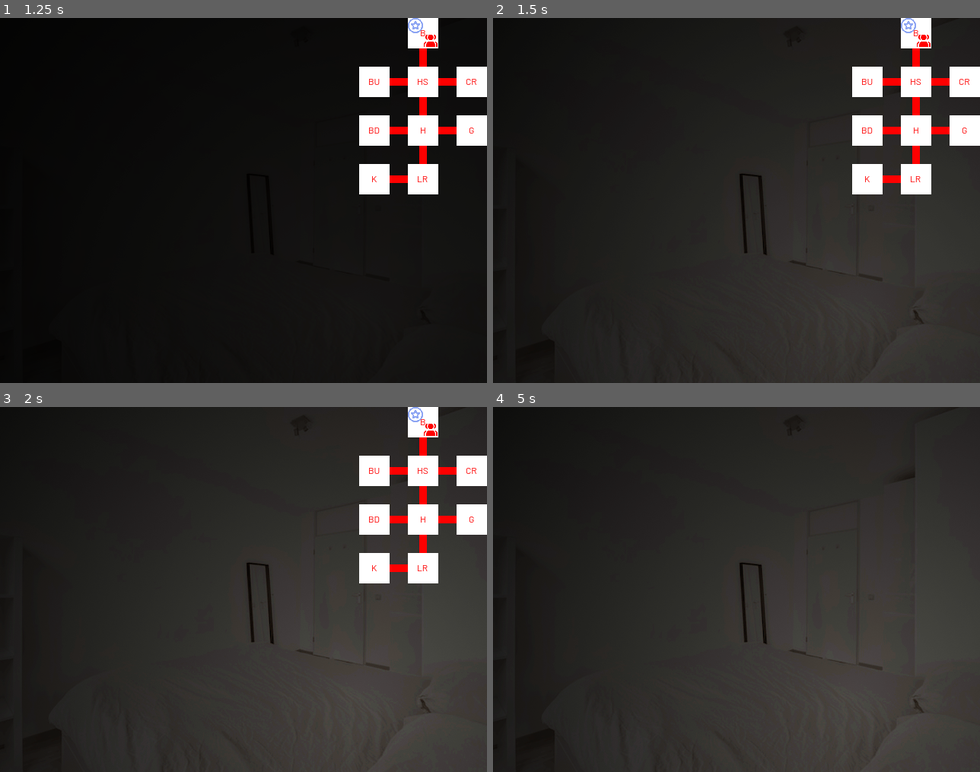
Above: before the commit, frames 1-4 (two rows, left to right).
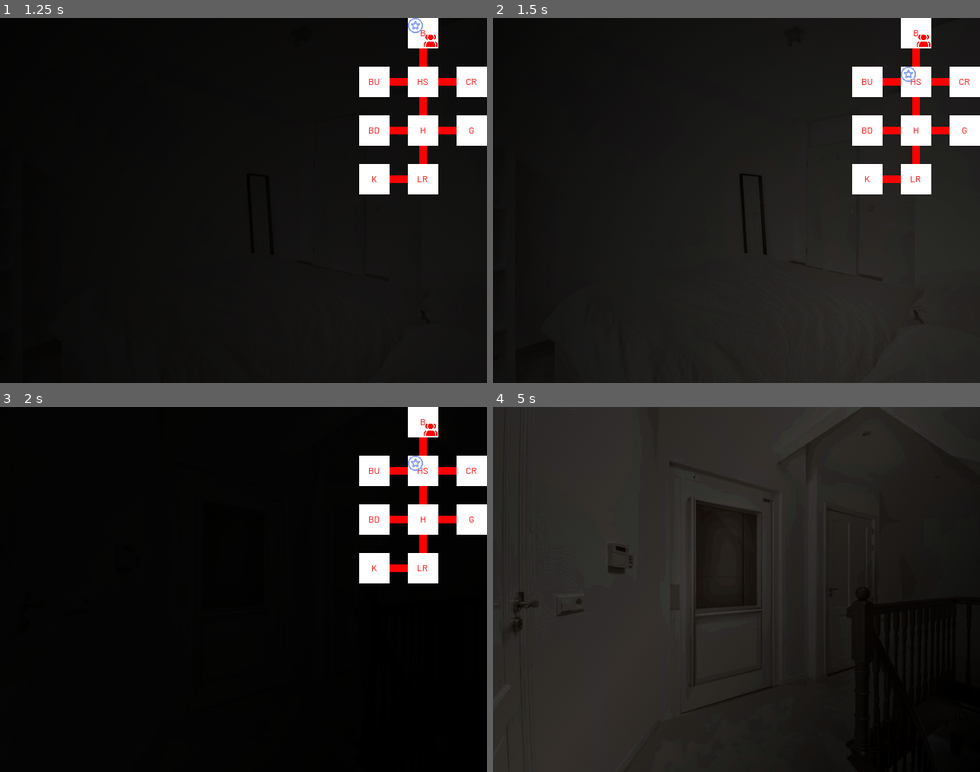
Above: after the commit, the same moments.

Repository: FlamingHerb/obsessed
Game: Godot game, scene res://scenes/title_scene.tscn
Same seed, same stepped clock (60 frames per second), same inputs: the game is played once before the commit and once after it.
Inputs (mouse positions are in pixels of both pictures, inside the frame that each line leads up to):
- Up to frame 1 (1.25 s): click "New Game" at 0.5 s
- Up to frame 2 (1.5 s): tap Enter at 1.25 s; move the mouse to (843, 182) at 1.27 s; click (843, 182) at 1.42 s
- Up to frame 3 (2 s): no input
- Up to frame 4 (5 s): move the mouse to (639, 607) at 2.02 s; click (639, 607) at 2.17 s; tap Space at 2.75, 4.25 s; move the mouse to (785, 509) at 2.77 s; click (785, 509) at 2.92 s; tap Enter at 3.5 s; move the mouse to (712, 662) at 3.52 s; click (712, 662) at 3.67 s; move the mouse to (882, 644) at 4.27 s; click (882, 644) at 4.42 s; tap F6 (debug_map) at 4.9 s

Frame 1 is identical in both runs. In frame 2, 0.1% of the frame differs, in the area x 83-87%, y 0-18%; in frame 3, 80%, in the area x 0-100%, y 0-100%; in frame 4, 35%.

Commit message:
feat: add in other stuff

Diff:
--- a/scenes/areas/bed_room.tscn
+++ b/scenes/areas/bed_room.tscn
@@ -6,9 +6,17 @@
 [ext_resource type="Script" uid="uid://bdpj5h4j8eq0h" path="res://resources/events/event_page.gd" id="4_h5xoj"]
 [ext_resource type="Script" uid="uid://biefknbxbqcq2" path="res://resources/commands/command_template.gd" id="5_ovx53"]
 [ext_resource type="Script" uid="uid://b27o0fm3tbj61" path="res://resources/conditions/variable_condition.gd" id="6_jt4b5"]
+[ext_resource type="PackedScene" uid="uid://b0y3b0kacecix" path="res://scenes/areas/hall_stairs.tscn" id="6_k2ram"]
+[ext_resource type="Script" uid="uid://blonaum01aqp7" path="res://resources/commands/command_scene_change.gd" id="7_8364p"]
+
+[sub_resource type="Resource" id="Resource_h5xoj"]
+script = ExtResource("7_8364p")
+destination = ExtResource("6_k2ram")
+metadata/_custom_type_script = "uid://blonaum01aqp7"
 
 [sub_resource type="Resource" id="Resource_sjhue"]
 script = ExtResource("4_h5xoj")
+commands = Array[ExtResource("5_ovx53")]([SubResource("Resource_h5xoj")])
 metadata/_custom_type_script = "uid://bdpj5h4j8eq0h"
 
 [node name="BedRoom" type="Node2D" unique_id=200603411]
--- a/scenes/map/obsessed_ai.tscn
+++ b/scenes/map/obsessed_ai.tscn
@@ -5,11 +5,28 @@
 
 [node name="ObsessedAI" type="Node" unique_id=1908456690 node_paths=PackedStringArray("initial_state")]
 script = ExtResource("1_jqmul")
-initial_state = NodePath("StateBase")
+initial_state = NodePath("Idle")
 
 [node name="ActionTimer" type="Timer" parent="." unique_id=1314048613]
+one_shot = true
 
-[node name="StateBase" type="Node" parent="." unique_id=367529352]
+[node name="Idle" type="Node" parent="." unique_id=1084771201]
+script = ExtResource("2_30c7n")
+metadata/_custom_type_script = "uid://biaf2k1w0j8hq"
+
+[node name="Sleeping" type="Node" parent="." unique_id=569402701]
+script = ExtResource("2_30c7n")
+metadata/_custom_type_script = "uid://biaf2k1w0j8hq"
+
+[node name="Stalking" type="Node" parent="." unique_id=2060034014]
+script = ExtResource("2_30c7n")
+metadata/_custom_type_script = "uid://biaf2k1w0j8hq"
+
+[node name="Aggressive" type="Node" parent="." unique_id=1883091544]
+script = ExtResource("2_30c7n")
+metadata/_custom_type_script = "uid://biaf2k1w0j8hq"
+
+[node name="FightRoute" type="Node" parent="." unique_id=241303799]
 script = ExtResource("2_30c7n")
 metadata/_custom_type_script = "uid://biaf2k1w0j8hq"
 
--- a/scripts/logic/events.gd
+++ b/scripts/logic/events.gd
@@ -7,7 +7,7 @@
 	IN_MENU
 }
 
-signal change_map(map_node: MapNode)
+signal change_map(path: String)
 signal area_change_completed
 
 # For save/load shortcuts
@@ -17,6 +17,9 @@
 # For opening save/load menu
 signal open_save_menu
 signal open_load_menu
+
+## When you want to force the state change
+signal state_change_force(target_state_path: String)
 
 # For menus opening/closing
 #signal any_menu_opened_closed(node: Control)
@@ -72,20 +75,16 @@
 
 ## Changes area to the PackedScene [param path].
 ## Pretty much a helper function for a signal to make code readable.
-func change_area(map_node: MapNode) -> void:
-	change_map.emit(map_node)
-
-## Helper function to show save menu.
-func show_save_menu() -> void:
-	open_save_menu.emit()
-
-## Helper function to show load menu.
-func show_load_menu() -> void:
-	open_load_menu.emit()
+func change_area(path: String) -> void:
+	change_map.emit(path)
 
 ## Resets everything when going back to main menu.
 func reset()-> void:
 	pass
+
+## Force state change.
+func force_state_change(target_state_path: String) -> void:
+	state_change_force.emit(target_state_path)
 
 ## Universal helper function to check if there's any changes for menus elsewhere.
 func any_menu_opened(node: Control) -> void:
--- a/scripts/main_game_frame.gd
+++ b/scripts/main_game_frame.gd
@@ -36,7 +36,7 @@
 	Events.initialize()
 
 	# INFO: Start game. Kinda funny we're doing loop-de-loops here.
-	Events.change_area(starting_scene)
+	Events.change_area(starting_scene.map_scene.resource_path)
 #endregion
 
 func _input(_event: InputEvent) -> void:
@@ -44,8 +44,7 @@
 
 #region Area Change Functions
 ## First is path.
-func _goto_area(map_node: MapNode) -> void:
-	var path = map_node.map_scene.resource_path
+func _goto_area(path: String) -> void:
 	if ResourceLoader.exists(path):
 		call_deferred("_deferred_change_area", path)
 
@@ -60,6 +59,7 @@
 
 	await _fade_out_from_scene(current_scene)
 
+	print("Previous Scene: ", current_area_name)
 	current_scene.free()
 	current_scene = new_scene.instantiate()
 
--- a/scripts/map/game_map.gd
+++ b/scripts/map/game_map.gd
@@ -19,10 +19,10 @@
 
 	_generate_line_route()
 
-func _player_moving(map_node: MapNode) -> void:
+func _player_moving(map_node_path: String) -> void:
 	# I am so just bored lemaw.
 	for child: MapNode in find_children("*", "MapNode"):
-		if child == map_node: child.player_icon.show()
+		if child.map_scene.resource_path == map_node_path: child.player_icon.show()
 		else: child.player_icon.hide()
 
 func _obsession_entering_area(target_area: MapNode) -> void:
--- a/scripts/map/map_event_base.gd
+++ b/scripts/map/map_event_base.gd
@@ -39,8 +39,9 @@
 			_activate_event_page(current_page)
 
 func _on_input_event(viewport: Node, event: InputEvent, shape_idx: int) -> void:
-	if event is InputEventMouseButton:
-		print(event)
+	if event is InputEventMouseButton and event.is_pressed():
+		interact()
+		get_viewport().set_input_as_handled()
 
 # When DataManager changes, find a better page host.
 func _find_suitable_page() -> void:
--- a/scripts/map/obsessed_ai.gd
+++ b/scripts/map/obsessed_ai.gd
@@ -27,6 +27,9 @@
 ## The initial state of the state machine. If not set, the first child node is used.
 @export var initial_state: StateBase = null
 
+
+## Action timer.
+@onready var action_timer: Timer = $ActionTimer
 ## The current state of the state machine.
 @onready var state: StateBase = (func get_initial_state() -> StateBase:
 	return initial_state if initial_state != null else get_child(0)
@@ -39,9 +42,17 @@
 
 
 func _ready() -> void:
+	# Connect signals.
+	Events.state_change_force.connect(_transition_to_next_state)
+
 	_obsession_moving(obsessed_starting_point)
 	for state_node: StateBase in find_children("*", "StateBase"):
 		pass
+
+	await owner.ready
+	state.enter("")
+
+	action_timer.start()
 
 func _obsession_moving(target_area: MapNode) -> void:
 	# Tell the other parts that the obsessed is exiting the area.
@@ -76,17 +87,18 @@
 	return []
 
 #region State Machine Handlers
-func _transition_to_next_state(target_state: StateBase, data: Dictionary = {}) -> void:
-	if not target_state:
-		printerr(owner.name + ": Trying to transition to state " + target_state.name + " but it does not exist.")
+func _transition_to_next_state(target_state_path: String) -> void:
+	if not has_node(target_state_path):
+		printerr(owner.name + ": Trying to transition to state " + target_state_path + " but it does not exist.")
 		return
 
 	var previous_state_path := state.name
 	state.exit()
-	state = target_state
-	state.enter(target_state)
+	state = get_node(target_state_path)
+	state.enter(previous_state_path)
 	state_changed.emit()
 #endregion
 
+# Tell current state that the timer has timed out.
 func _on_action_timer_timeout() -> void:
-	pass # Replace with function body.
+	state.action_timer_timeout(action_timer)
--- a/scripts/state/state_base.gd
+++ b/scripts/state/state_base.gd
@@ -1,13 +1,12 @@
 #==============================================================================
-# ** Obsessed AI
+# ** State Base
 #------------------------------------------------------------------------------
-# The AI for the Obsessed. Self-explanatory.
 # References: https://github.com/gdquest-demos/godot-design-patterns/blob/main/godot/finite_state_machine/node_version/state_machine.gd
 #==============================================================================
 class_name StateBase
 extends Node
 
-signal finished(next_state: StateBase)
+signal transition_to(next_state_path: String)
 
 ## Called by the state machine when receiving unhandled input events.
 func handle_input(_event: InputEvent) -> void:
@@ -23,10 +22,14 @@
 
 ## Called by the state machine upon changing the active state. The `data` parameter
 ## is a dictionary with arbitrary data the state can use to initialize itself.
-func enter(next_state: StateBase) -> void:
-	pass
+func enter(next_state_path: String) -> void:
+	print("Entering: ", next_state_path)
 
 ## Called by the state machine before changing the active state. Use this function
 ## to clean up the state.
 func exit() -> void:
 	pass
+
+## Called when the action timer from the Obsessed AI parent is calling.
+func action_timer_timeout(action_timer: Timer) -> void:
+	print(name, ": Action Timer Expiring")
